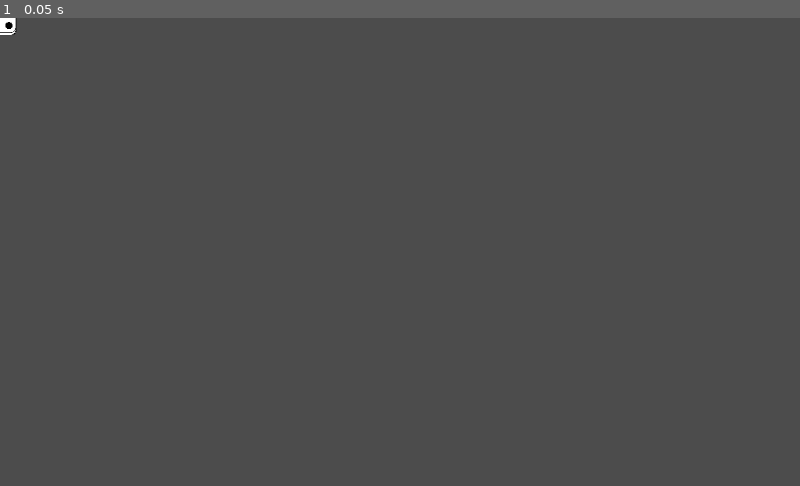
Above: before the commit, frame 1.
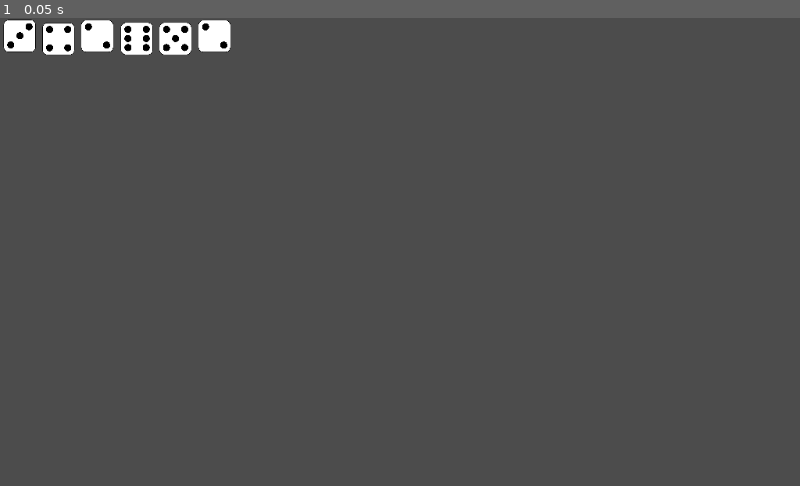
Above: after the commit, the same moment.

Repository: mraich/lantern
Game: Godot game, scene res://scenes/dice_container.tscn
Same seed, same stepped clock (60 frames per second), same inputs: the game is played once before the commit and once after it. This scene is started directly instead of the project's main scene.
Inputs:
- Up to frame 1 (0.05 s): no input

The runs differ from the first frame. In frame 1, 1.6% of the frame differs, in the area x 0-29%, y 0-8%.

Commit message:
DiceContainer:: A dobókockák elhelyezése a DiceContainer-en belül.

Diff:
--- a/scripts/dice_container.gd
+++ b/scripts/dice_container.gd
@@ -15,6 +15,7 @@
 func _ready():
 	for n in range(0, _DICE_COUNT):
 		var dice = _dice_class.instance()
+		dice.position = Vector2((n + 0.5) * dice.get_width(), 0.5 * dice.get_height())
 		dices.push_back(dice)
 
 		# Passing through events.
